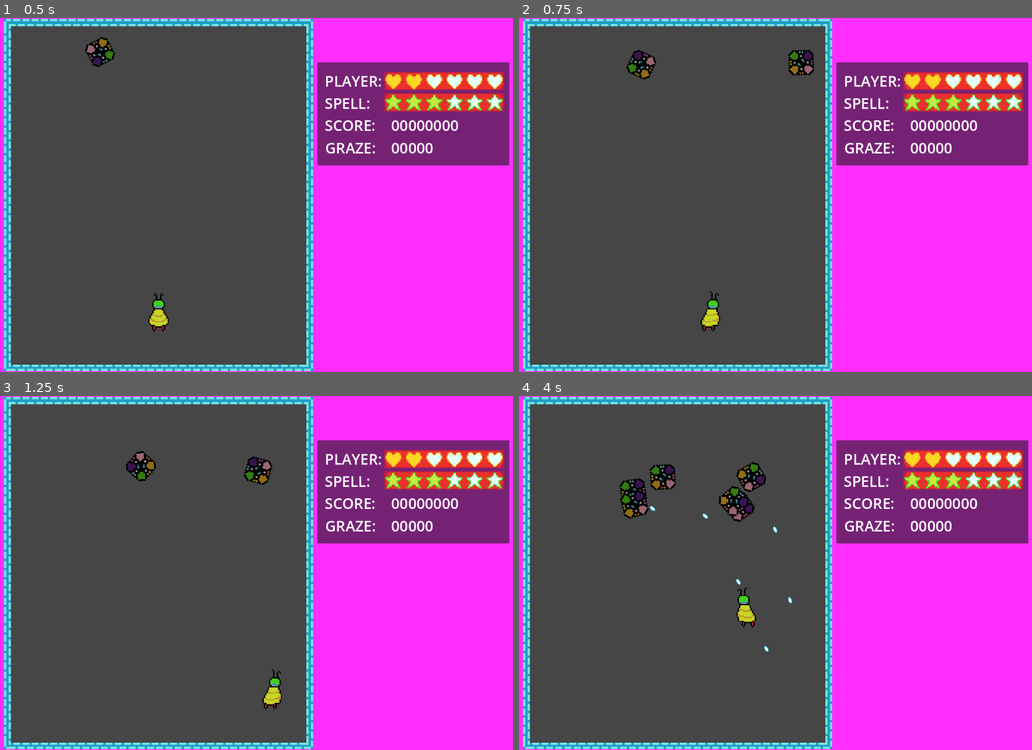
Above: before the commit, frames 1-4 (two rows, left to right).
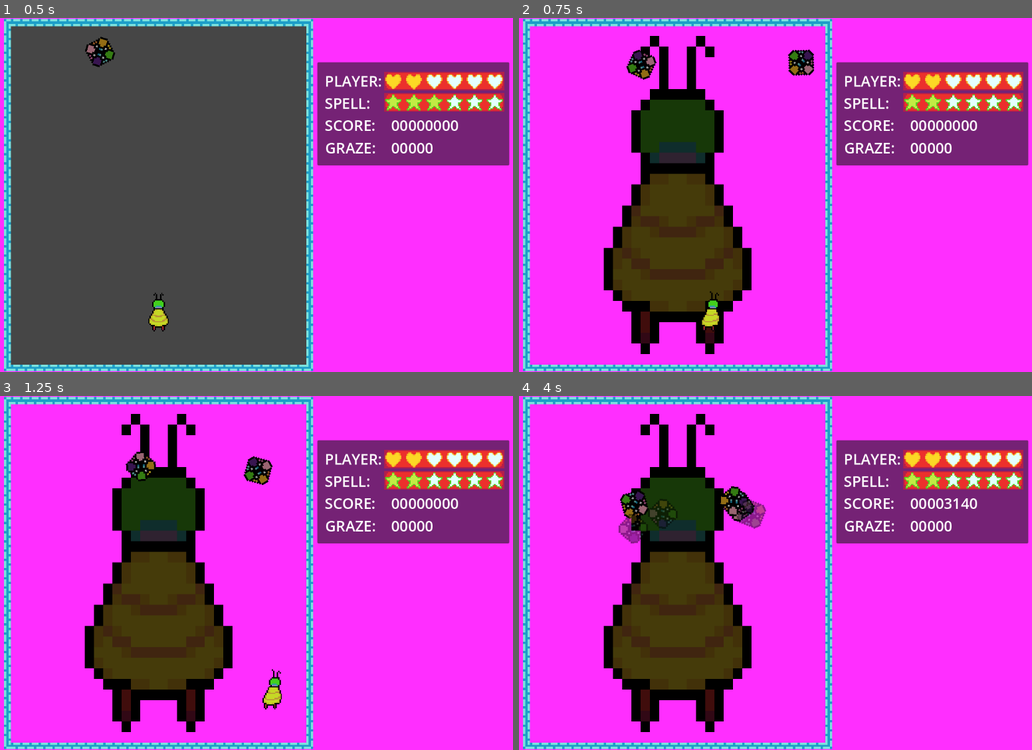
Above: after the commit, the same moments.

Repository: 2192375d/Bee-s-Adventure
Game: Godot game, scene res://scenes/main-game.tscn
Same seed, same stepped clock (60 frames per second), same inputs: the game is played once before the commit and once after it.
Inputs:
- Up to frame 1 (0.5 s): no input
- Up to frame 2 (0.75 s): hold Right (ui_right) from 0.53 s (still down); tap X (ui_bomb) at 0.6 s
- Up to frame 3 (1.25 s): keep holding Right (ui_right)
- Up to frame 4 (4 s): release Right (ui_right) at 1.28 s; hold Down (ui_down) 1.28-2.03 s; tap X (ui_bomb) every 0.75 s from 1.35 to 3.6 s; hold Right (ui_right) 2.03-2.78 s; hold Up (ui_up) 2.78-3.53 s; hold Left (ui_left) from 3.53 s (still down)

Frame 1 is identical in both runs. In frame 2, 54% of the frame differs, in the area x 2-87%, y 2-98%; in frame 3, 54%; in frame 4, 55%, in the area x 2-88%, y 2-98%.

Commit message:
feat: spell card system done... finally

Diff:
--- a/scenes/bee-bullet.tscn
+++ b/scenes/bee-bullet.tscn
@@ -9,7 +9,6 @@
 [node name="bee-bullet" type="Area2D"]
 script = ExtResource("1_pinja")
 speed = 800.0
-damage = 1
 
 [node name="CollisionShape2D" type="CollisionShape2D" parent="."]
 shape = SubResource("CircleShape2D_4dvvg")
--- a/scenes/game.tscn
+++ b/scenes/game.tscn
@@ -1,7 +1,8 @@
-[gd_scene load_steps=56 format=3 uid="uid://deauys010c2ws"]
+[gd_scene load_steps=57 format=3 uid="uid://deauys010c2ws"]
 
 [ext_resource type="Script" uid="uid://bklspmgxgykx6" path="res://scripts/game/game.gd" id="1_lnu2h"]
 [ext_resource type="PackedScene" uid="uid://b52fcjo0qajoc" path="res://scenes/bee.tscn" id="1_uwrxv"]
+[ext_resource type="Texture2D" uid="uid://bkjdwddut52wn" path="res://assets/bee/bee-default.png" id="2_37s47"]
 [ext_resource type="Script" uid="uid://bqdalj4yducf1" path="res://scripts/game/in-game-check.gd" id="3_lnu2h"]
 [ext_resource type="Script" uid="uid://dbdo34hadrpnn" path="res://scripts/game/chapters/chapter1.gd" id="4_lbhrr"]
 [ext_resource type="PackedScene" uid="uid://dyu6rwuq3dtid" path="res://scenes/entities/enemy1.tscn" id="5_u5sy4"]
@@ -246,15 +247,22 @@
 actions = Array[ExtResource("12_ca42v")]([SubResource("Resource_5newe")])
 metadata/_custom_type_script = "uid://cqlrfm7is5dko"
 
-[node name="game" type="Node2D" node_paths=PackedStringArray("bee", "chapters", "other_chapters", "stats_component", "clear_screen_timer")]
+[node name="game" type="Node2D" node_paths=PackedStringArray("bee", "background", "chapters", "other_chapters", "stats_component", "clear_screen_timer", "spell_card_timer", "spell_card_sub_timer")]
 light_mask = 5
 script = ExtResource("1_lnu2h")
 bee = NodePath("bee")
+background = NodePath("background")
+standard_background = SubResource("CanvasTexture_8cj0n")
+spell_background = ExtResource("2_37s47")
 chapters = [NodePath("chapters/chapter1"), NodePath("chapters/chapter2")]
 other_chapters = [NodePath("chapters/chapter-testing1")]
 stats_component = NodePath("stats-component")
 clear_screen_timer = NodePath("clear-screen-timer")
 clear_screen_time = 0.5
+spell_card_timer = NodePath("spell-card-timer")
+spell_card_time = 3.5
+spell_card_sub_timer = NodePath("spell-card-sub-timer")
+spell_card_sub_time = 1.0
 
 [node name="background" type="TextureRect" parent="."]
 modulate = Color(0.27284554, 0.27284554, 0.2728455, 1)
@@ -334,3 +342,11 @@
 
 [node name="clear-screen-timer" type="Timer" parent="."]
 one_shot = true
+
+[node name="spell-card-timer" type="Timer" parent="."]
+one_shot = true
+
+[node name="spell-card-sub-timer" type="Timer" parent="."]
+
+[connection signal="timeout" from="spell-card-timer" to="." method="_on_spellcardtimer_timeout"]
+[connection signal="timeout" from="spell-card-sub-timer" to="." method="_on_spellcardsubtimer_timeout"]
--- a/scripts/bee/bee-bullet.gd
+++ b/scripts/bee/bee-bullet.gd
@@ -3,8 +3,6 @@
 class_name BeeBullet
 
 @export var speed: float
-@export var damage: int
-
 var radius: float = 0
 
 func _ready():
@@ -28,5 +26,5 @@
 
 func on_area_entered(area: Area2D) -> void:
 	if area is Enemy:
-		area.get_hit(damage)
+		area.get_hit(Global.PLAYER_BULLET_DAMAGE)
 		queue_free()
--- a/scripts/game/game.gd
+++ b/scripts/game/game.gd
@@ -3,6 +3,11 @@
 class_name Game
 
 @export var bee: Player
+
+@export var background: TextureRect
+
+@export var standard_background: Texture2D
+@export var spell_background: Texture2D
 
 @export var chapters: Array[Chapter]
 @export var other_chapters: Array[Chapter]
@@ -13,6 +18,12 @@
 
 @export var clear_screen_timer: Timer
 @export var clear_screen_time: float
+
+@export var spell_card_timer: Timer
+@export var spell_card_time: float
+
+@export var spell_card_sub_timer: Timer
+@export var spell_card_sub_time: float
 
 signal player_hit
 
@@ -30,6 +41,8 @@
 
 	player_hit.connect(_on_player_hit)
 
+	background.texture = standard_background
+
 	if (chapter_num != -1):
 		debug_chapter(chapter_num)
 		return
@@ -43,19 +56,50 @@
 	else:
 		chapters[chapter_num_to_debug].handle_chapter()
 
-
 func _on_player_hit() -> void:
 	print("player hit!")
 	stats_component.add_score(Global.PLAYER_HIT_SCORE)
 
-	if (stats_component.HP_num == 0):
+	if stats_component.HP_num == 0:
 		return
 
 	stats_component.decrement_HP()
+	stats_component.spell_num = max(stats_component.spell_num, Global.NUM_SPELL_ON_RESET)
+	damage_on_screen_enemy(Global.PLAYER_HIT_DAMAGE)
 	clear_screen_timer.start(clear_screen_time)
 
 func _process(_delta: float) -> void:
 	if !clear_screen_timer.is_stopped():
-		for node: Node in get_children():
-			if node.is_in_group("enemy-bullet"):
-				node.queue_free()
+		clear_on_screen_bullet()
+
+	if !spell_card_timer.is_stopped():
+		clear_on_screen_bullet()
+
+	if Input.is_action_just_pressed("ui_bomb") && \
+	bee.visible && \
+	spell_card_timer.is_stopped() && \
+	stats_component.spell_num > 0:
+		background.texture = spell_background
+		spell_card_timer.start(spell_card_time)
+		spell_card_sub_timer.start(spell_card_sub_time)
+		stats_component.decrement_spell()
+		bee.invincible = true
+
+func _on_spellcardtimer_timeout() -> void:
+	background.texture = standard_background
+	bee.invincible = false
+
+func _on_spellcardsubtimer_timeout() -> void:
+	damage_on_screen_enemy(Global.SPELL_DAMAGE)
+	if !spell_card_timer.is_stopped():
+		spell_card_sub_timer.start(spell_card_sub_time)
+
+func clear_on_screen_bullet() -> void:
+	for node: Node in get_children():
+		if node.is_in_group("enemy-bullet"):
+			node.queue_free()
+
+func damage_on_screen_enemy(damage: int) -> void:
+	for node: Node in get_children():
+		if node is Enemy:
+			node.get_hit(damage)
--- a/scripts/singletons/global.gd
+++ b/scripts/singletons/global.gd
@@ -14,6 +14,11 @@
 const GRAZE_SCORE = 50
 
 const PLAYER_HIT_SCORE = -50000
+
+const PLAYER_BULLET_DAMAGE = 1
+const PLAYER_HIT_DAMAGE = 7
+
+const SPELL_DAMAGE = 5
 
 var gameSizeX: float = 640.0
 var gameSizeY: float = 736.0
